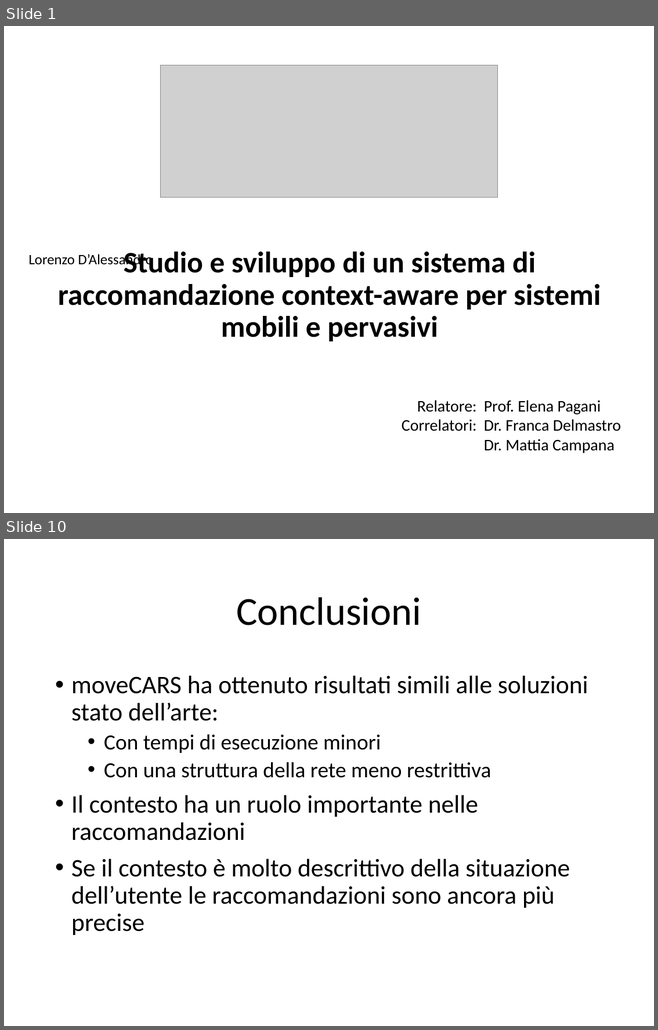
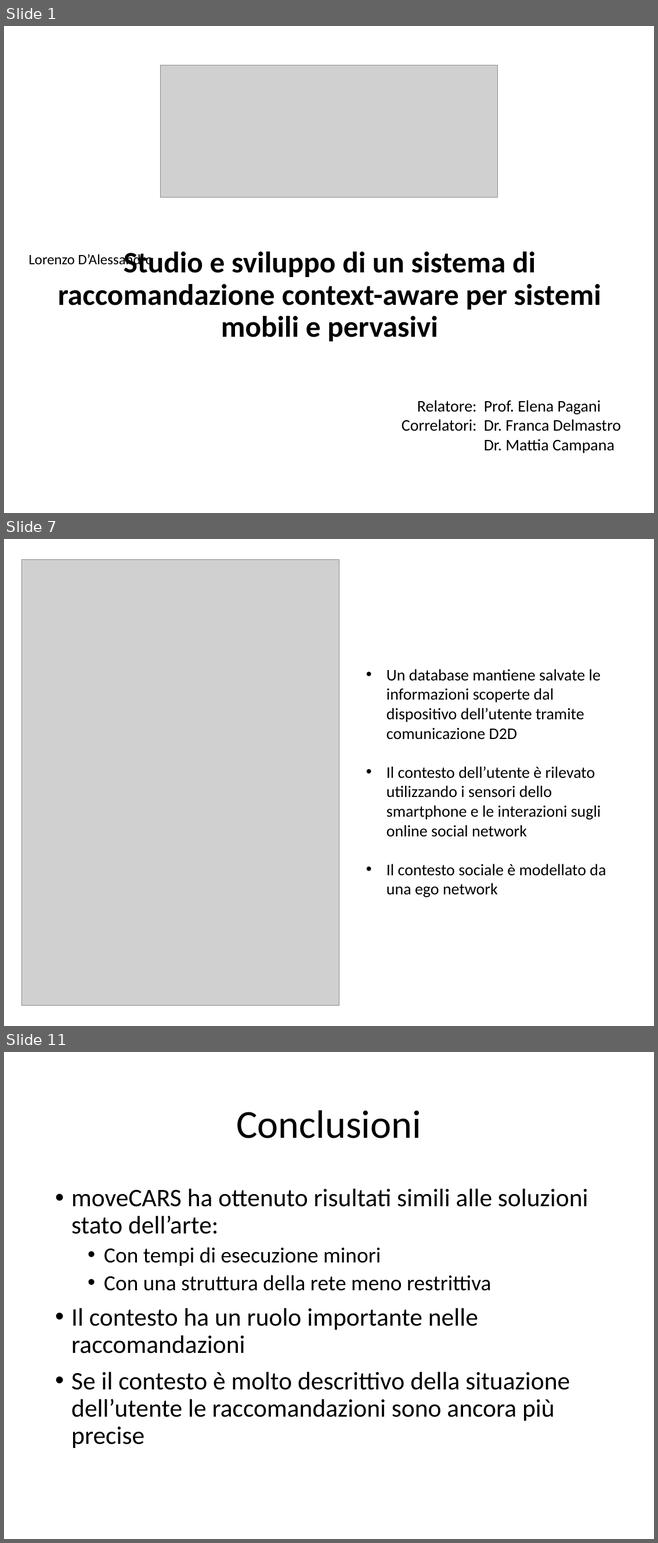
Before and after one commit to CriptHunter/tesi, a slide deck: presentazione/presentazione.pptx. Shown one above the other, each under a label of ours: slides 1 and 10 before the commit, slides 1, 7 and 11 after it; the slides between them are not shown. The pictures are 658x1030 and 658x1543 pixels, drawn with LibreOffice and Linux fonts; fonts in the diff are those of the drawing; grey boxes stand for pictures. Boxes give left, top, right and bottom in pixels: in the first picture for what was removed or moved away, otherwise in the second. Text is boxed around its words. In the diff, an @@ line names an element or a change of style, - is before the commit and + after.

```diff
--- a/presentazione/presentazione.pptx
+++ b/presentazione/presentazione.pptx
@@ slide 7 added at <box>4,539,654,1026</box>, background #FFFFFF @@
@@ picture added at <box>22,560,339,1005</box> @@
@@ text added at <box>386,669,605,897</box>, 18 pt, text #000000 @@
+• Un database mantiene salvate le informazioni scoperte dal dispositivo dell’utente tramite comunicazione D2D
+• Il contesto dell’utente è rilevato utilizzando i sensori dello smartphone e le interazioni sugli online social network
+• Il contesto sociale è modellato da una ego network
@@ what was slide 10 is now slide 11 @@
```
Also in this commit, not shown: 9 slides changed.
